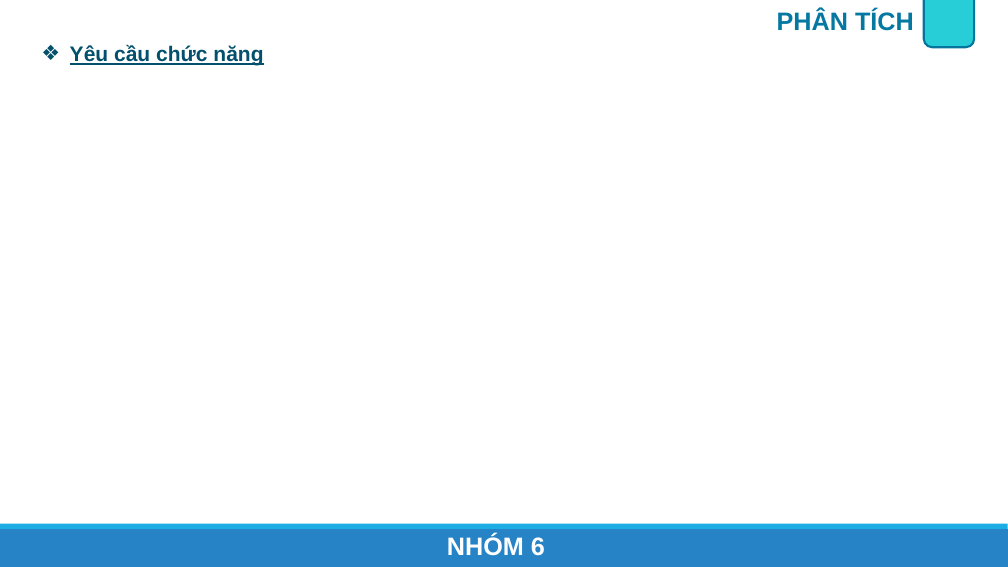
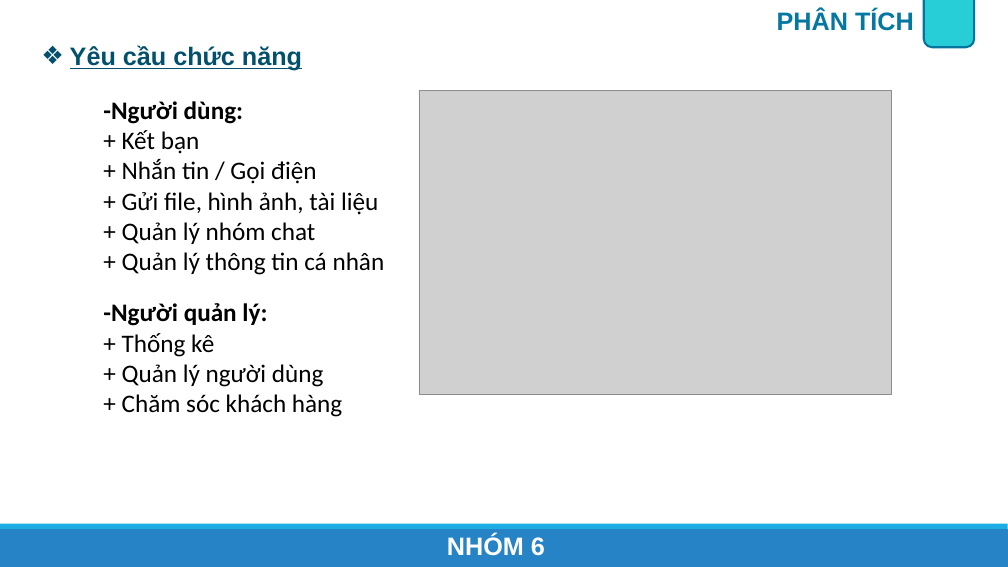
Before and after one commit to onebabyq/ung-dung-quan-li-tin-nhan-congnghemoi, a slide deck: slide 6 of Slide_BaoCao/AppChat_Nhom6.pptx (slide 7 before the commit). Drawn at 1008x567 pixels with LibreOffice and Linux fonts; fonts in the diff are those of the drawing; grey boxes stand for pictures. Boxes give left, top, right and bottom in pixels: in the first picture for what was removed or moved away, otherwise in the second. Text is boxed around its words. In the diff, an @@ line names an element or a change of style, - is before the commit and + after.

```diff
--- a/Slide_BaoCao/AppChat_Nhom6.pptx
+++ b/Slide_BaoCao/AppChat_Nhom6.pptx
@@ text "Yêu cầu chức năng" at box(70, 45, 302, 71): size 20 to 24 pt @@
@@ text added at box(103, 101, 385, 275), 24 pt, text #000000 @@
+-Người dùng:
++ Kết bạn
++ Nhắn tin / Gọi điện
++ Gửi file, hình ảnh, tài liệu
++ Quản lý nhóm chat
++ Quản lý thông tin cá nhân
@@ picture added at box(419, 91, 892, 395) @@
@@ text added at box(103, 303, 342, 417), 24 pt, text #000000 @@
+-Người quản lý:
++ Thống kê
++ Quản lý người dùng
++ Chăm sóc khách hàng
```
Also in this commit, not shown: 7 other slides changed, 2 slides added, 3 slides removed.
